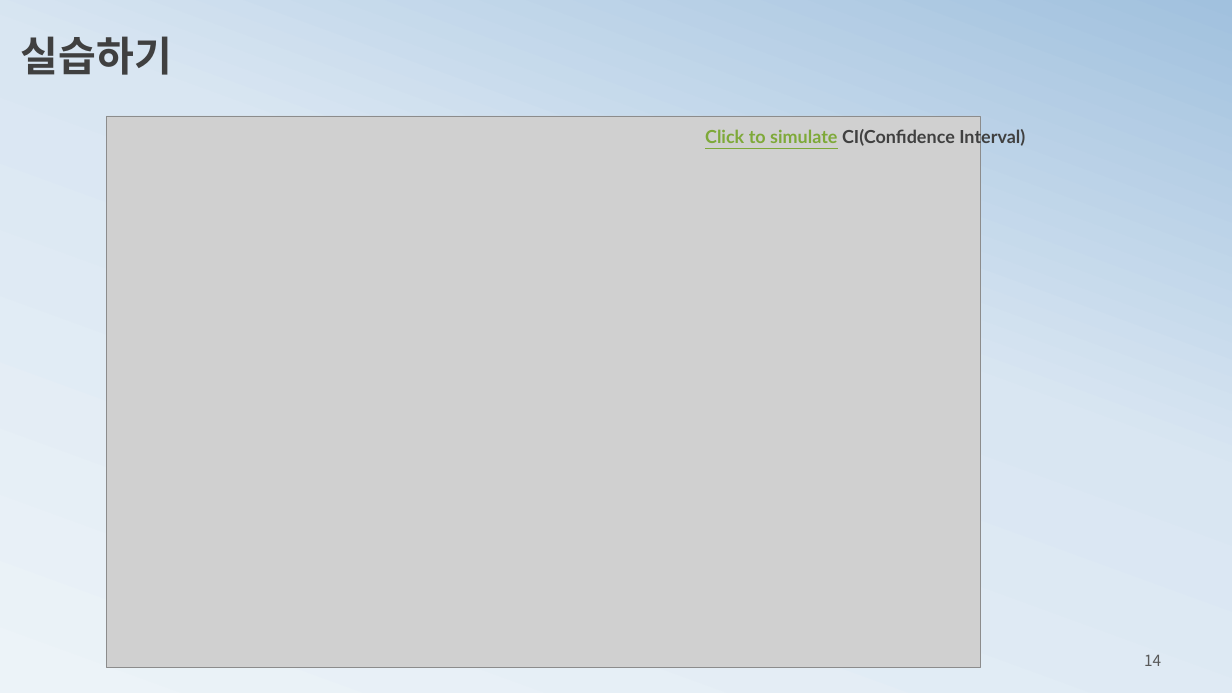
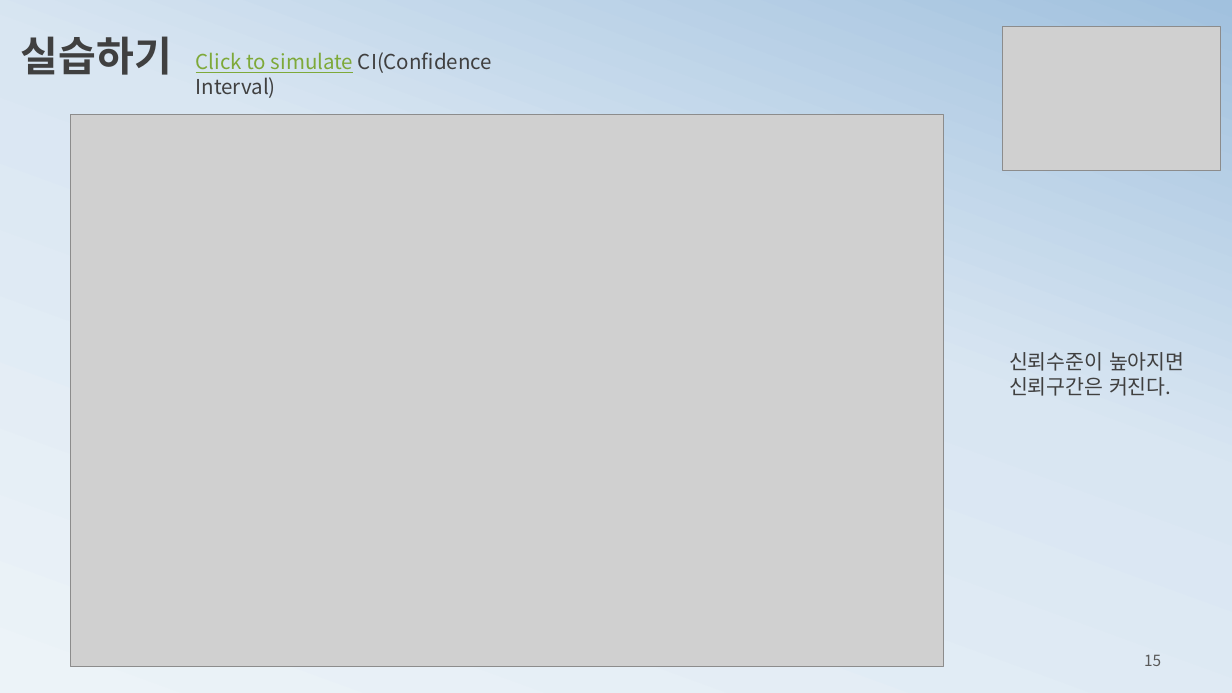
Before and after one commit to ancestor9/mathematics-for-machine-learning, a slide deck: slide 15 of 4_Estimation.pptx (slide 14 before the commit). Drawn at 1232x693 pixels with LibreOffice and Linux fonts; fonts in the diff are those of the drawing; grey boxes stand for pictures. Boxes give left, top, right and bottom in pixels: in the first picture for what was removed or moved away, otherwise in the second. Text is boxed around its words. In the diff, an @@ line names an element or a change of style, - is before the commit and + after.

```diff
--- a/4_Estimation.pptx
+++ b/4_Estimation.pptx
@@ picture added at (x1=1003, y1=27, x2=1220, y2=171) @@
@@ text "Click to simulate CI(Confidence Interval)" moved from (x1=705, y1=128, x2=1025, y2=148) to (x1=196, y1=52, x2=492, y2=98) @@
@@ text "Click to simulate CI(Confidence Interval)" at (x1=196, y1=52, x2=492, y2=98): size 14 to 16 pt, font Lato to Noto Sans CJK KR, bold off @@
@@ picture moved from (x1=106, y1=116, x2=981, y2=668) to (x1=70, y1=115, x2=945, y2=666) @@
@@ text added at (x1=1009, y1=352, x2=1184, y2=396), 16 pt, text #404040 @@
+신뢰수준이 높아지면 신뢰구간은 커진다.
@@ page number at (x1=1144, y1=654, x2=1161, y2=666): text changed @@
-14
+15
```
Also in this commit, not shown: 8 other slides changed, 11 slides added, 7 slides removed.
